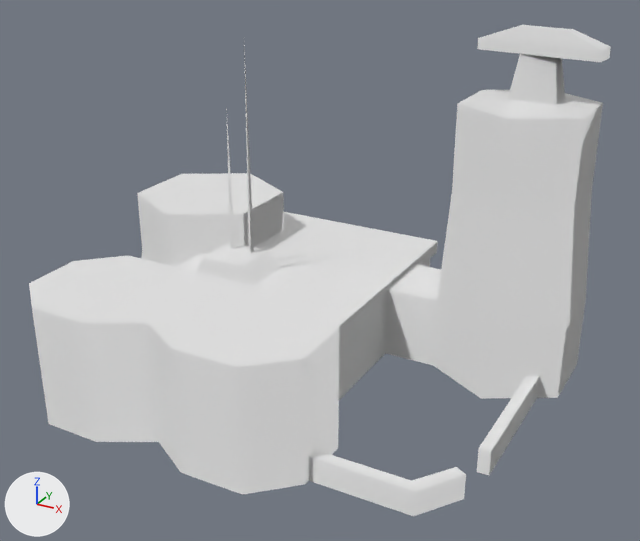
Two versions of the glTF model game/assets/objects/s_turretcontrol.glb, one commit apart.
Camera for both pictures: a 50 mm lens placed at (20.1, -34.7, 22.6), pointed at (1.6, -1.0, 5.7). Lighting does not change. The marker at lower left points along +X, +Y and +Z. The first picture is the older version. Where no turn or scale is listed for an object, it has been applied to the vertices. Vertices at exactly the same position are counted once.

In view in the first picture: 'LOS_Antenae', 'LOS_Radar', 'S_TurretControl'.
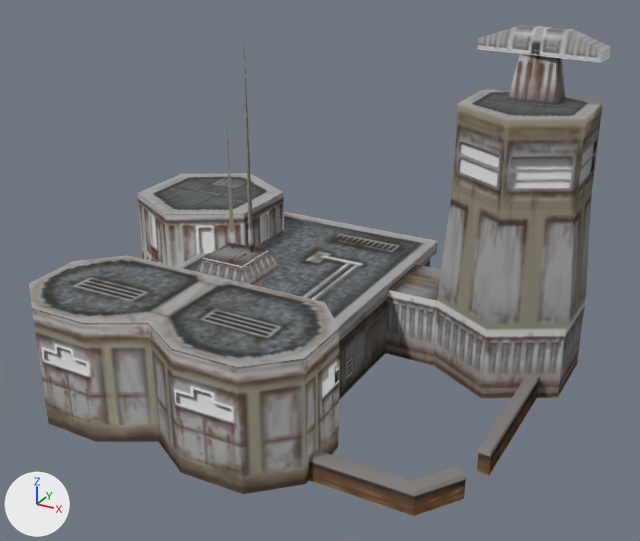
What differs and where, as boxes [x1, y1, x2, y2] in the pictures (640 x 541 px; the box of a moved part takes in the faces that stretch with it):
'LOS_Radar', recoloured (white to grey)
    both: [477, 25, 611, 62]
'LOS_Antenae', recoloured (white to grey)
    both: [227, 49, 254, 253]
part 1 of me_s_turretcontrol, moved or reshaped
    before: [339, 242, 437, 400]
    after: [177, 212, 437, 400]
part 2 of me_s_turretcontrol, surface changed
    before: [177, 212, 437, 326]
part 3 of me_s_turretcontrol, recoloured (white to grey)
    both: [32, 54, 603, 516]
part 4 of me_s_turretcontrol, recoloured (white to grey)
    both: [29, 90, 602, 367]

The change in detail:
Picture 'Image_0' (img_image_0) is new.
Picture 'Image_1' (img_image_1) is new.
Material 'mech' (mat_mech) is new.
Uses the picture img_image_0.
Material 'mech.001' (mat_mech_001) is new.
Its texture is img_image_1.
Its metallic is 0.3.
Its roughness is 0.6.
me_s_turretcontrol has 118 vertices, 162 faces and spans x -10.8..14.5, y -3.9..16.3, z -3.0..12.6.
me_s_turretcontrol is used by ob_s_turretcontrol; location (-1.95, -6.82, 2.94).
Part 1, on me_s_turretcontrol:
Vertex 24 of me_s_turretcontrol moves from (5.4, 2.1, 1.0) to (5.4, 16.3, 1.0) at pixel (437, 240).
Vertex 25 of me_s_turretcontrol moves from (5.4, 16.3, 1.0) at pixel (437, 240) to (5.4, 16.3, 0.3) at pixel (436, 252).
Vertex 26 of me_s_turretcontrol moves from (-5.3, 16.3, 1.0) to (-5.3, 16.3, 0.3).
Vertex 27 of me_s_turretcontrol moves from (-5.3, 2.1, 1.0) to (-5.3, 16.3, 1.0).
Vertex 28 of me_s_turretcontrol moves from (5.4, 16.3, 0.3) at pixel (436, 252) to (5.4, 15.3, 0.3) at pixel (430, 258).
Vertex 29 of me_s_turretcontrol moves from (-5.3, 16.3, 0.3) to (-5.3, 15.3, 0.3).
Vertex 30 of me_s_turretcontrol moves from (5.4, 15.3, 0.3) at pixel (430, 258) to (5.4, 15.3, -3.0).
Vertex 31 of me_s_turretcontrol moves from (-5.3, 15.3, 0.3) to (-5.3, 15.3, -3.0).
Vertex 32 of me_s_turretcontrol moves from (5.4, 15.3, -3.0) to (5.4, 2.1, -3.0).
Vertex 33 of me_s_turretcontrol moves from (-5.3, 15.3, -3.0) to (5.4, 2.1, 1.0).
Vertex 34 of me_s_turretcontrol moves from (5.4, 2.1, -3.0) to (-5.3, 2.1, -3.0).
Vertex 35 of me_s_turretcontrol moves from (-5.3, 2.1, -3.0) to (-5.3, 2.1, 1.0).
me_s_turretcontrol part 2: 6 kept faces spanning x -5.3..5.4, y 15.3..16.3, z -3.0..1.0 get new texture (UV) coordinates.
me_s_turretcontrol part 3: 134 faces spanning x -10.8..14.5, y -3.9..16.3, z -3.0..12.6 switch from no material to mat_mech.
me_s_turretcontrol part 4: 18 faces spanning x -10.4..14.1, y -3.9..15.7, z 2.9..10.5 switch from no material to mat_mech_001 (picture img_image_1).
me_los_radar has 12 vertices, 20 faces and spans x -2.93..2.93, y -0.9..0.9, z -0.57..0.57.
me_los_radar gains material mat_mech.
me_los_antenae has 8 vertices, 6 faces and spans x -1.24..0.15, y -0.13..0.13, z -5.47..5.47.
me_los_antenae gains material mat_mech.
